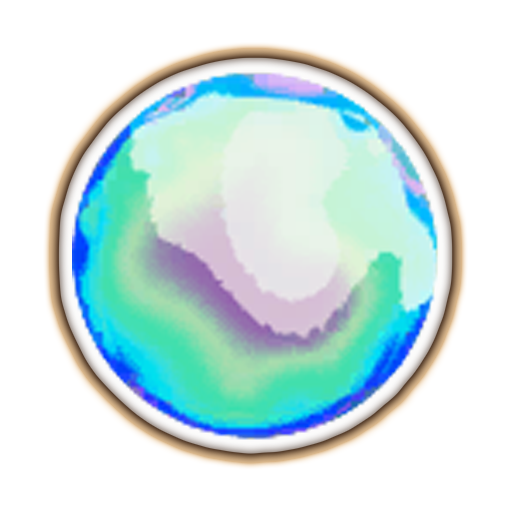
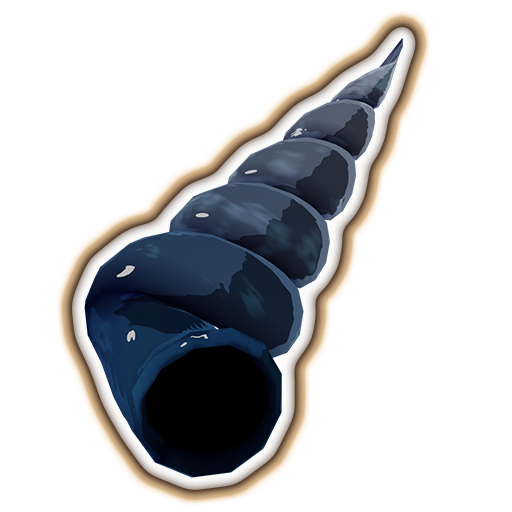
Layered file, before and after one edit (512 × 512). Changes by layer:
added layer "TestIcon" in group "Purified" over [84, 38, 403, 478]
hid "Layer 2" over [72, 70, 440, 442]
